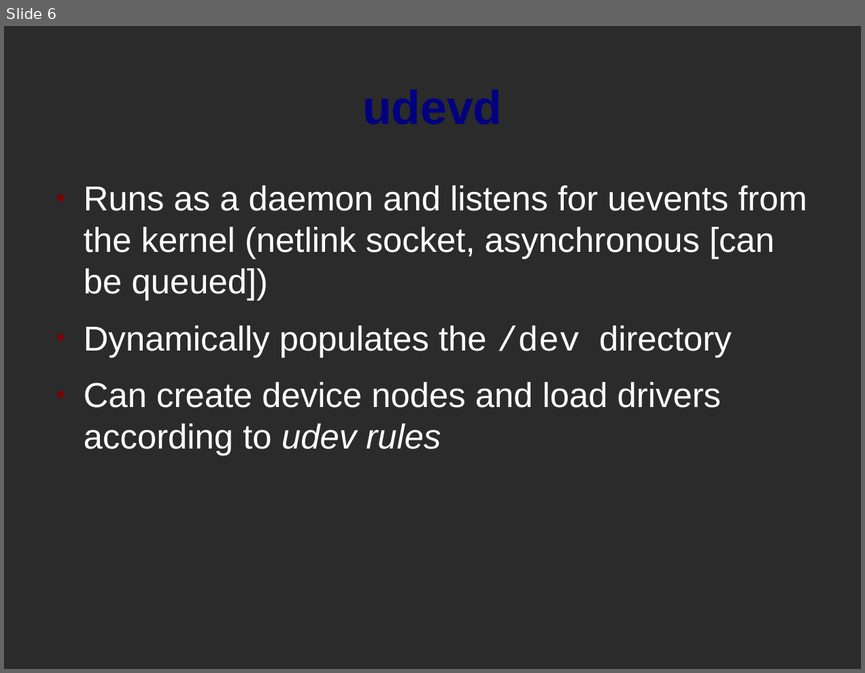
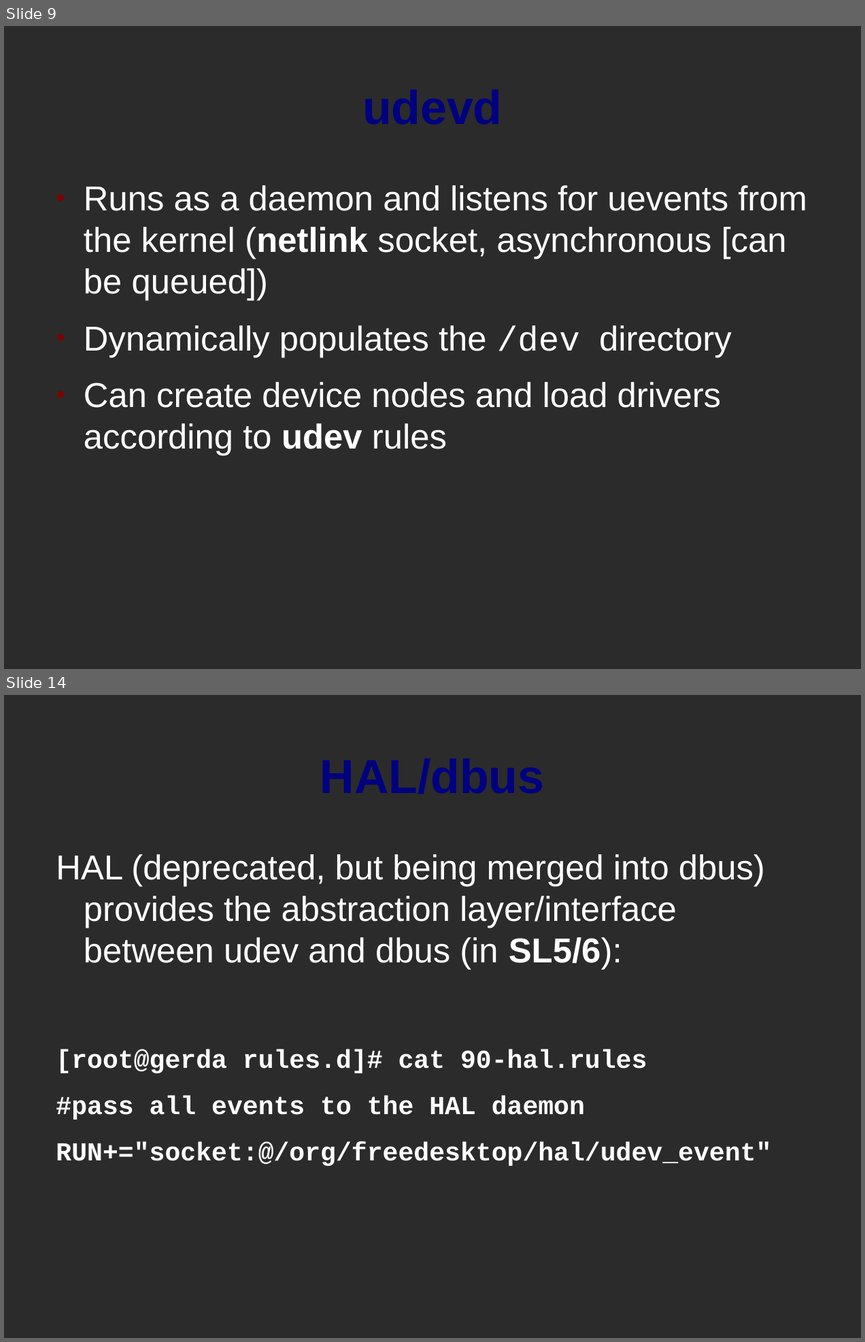
Before and after one commit to misterbonnie/presentations, a slide deck: udev.odp. Shown one above the other, each under a label of ours: slide 6 before the commit, slides 9 and 14 after it; the slides between them are not shown. The pictures are 865x673 and 865x1342 pixels, drawn with LibreOffice and Linux fonts; fonts in the diff are those of the drawing; background and template pictures are left out; a plain dark background stands for a picture behind light text. Boxes give left, top, right and bottom in pixels: in the first picture for what was removed or moved away, otherwise in the second. Text is boxed around its words. In the diff, an @@ line names an element or a change of style, - is before the commit and + after.

Commit message:
udev presentation

```diff
--- a/udev.odp
+++ b/udev.odp
@@ slide 14 added at (4, 695, 861, 1338), background picture (left out) @@
@@ title added at (47, 721, 818, 828), 44 pt, text #000080, bold @@
+HAL/dbus
@@ text added at (56, 854, 771, 1166), 24 pt, text #FFFFFF, bold @@
+HAL (deprecated, but being merged into dbus) provides the abstraction layer/interface between udev and dbus (in SL5/6):
+[root@gerda rules.d]# cat 90-hal.rules
+#pass all events to the HAL daemon
+RUN+="socket:@/org/freedesktop/hal/udev_event"
@@ what was slide 6 is now slide 9 @@
@@ slide 9 changed as well @@
@@ text at (84, 185, 807, 456): bold on in "(netlink", "udev"; italic off in "udev rules" @@
```
Also in this commit, not shown: 5 other slides changed, 9 other slides added, 2 slides removed, 1 other file.
